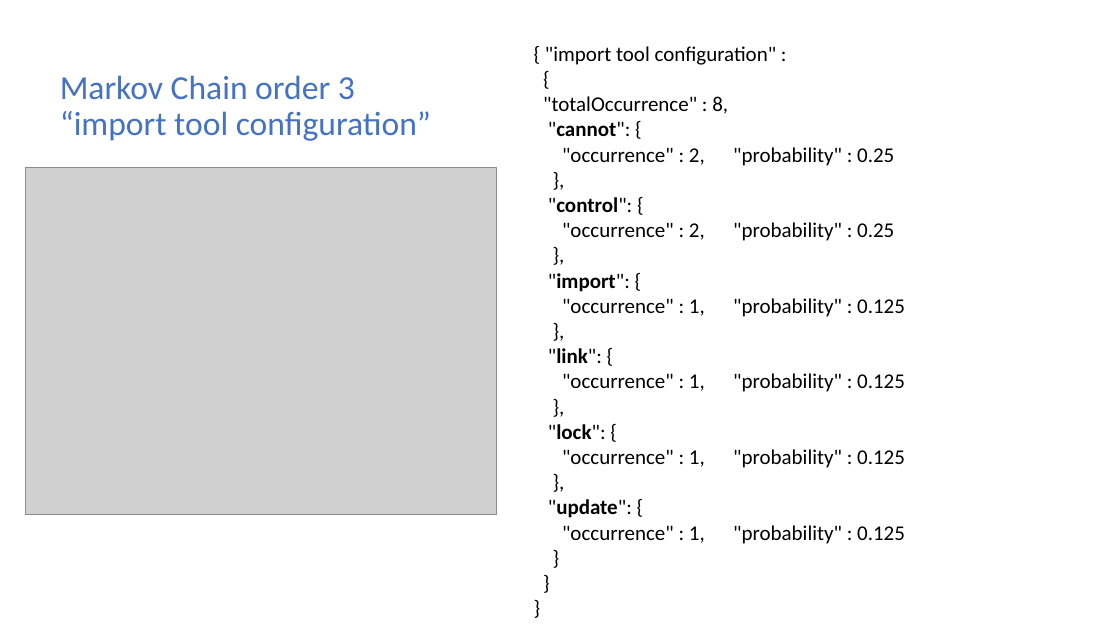
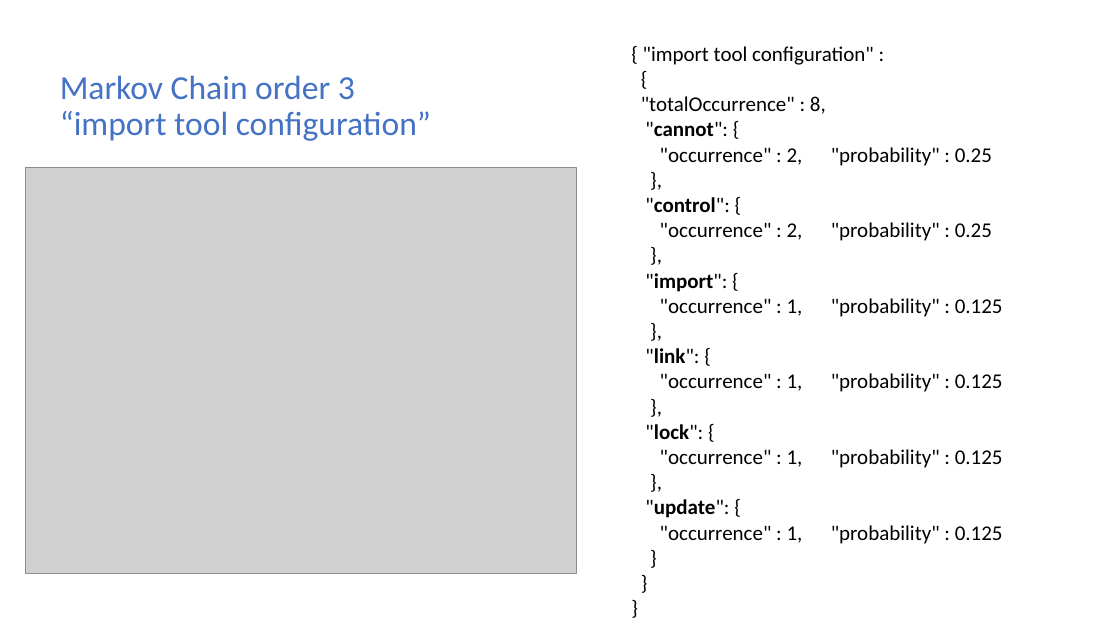
Before and after one commit to dwbzen/commonlib, a slide deck: slide 14 of doc/Markov Chain Lunch and Learn.pptx (slide 12 before the commit). Drawn at 1120x630 pixels with LibreOffice and Linux fonts; fonts in the diff are those of the drawing; grey boxes stand for pictures; background and template pictures are left out. Boxes give left, top, right and bottom in pixels: in the first picture for what was removed or moved away, otherwise in the second. Text is boxed around its words. In the diff, an @@ line names an element or a change of style, - is before the commit and + after.

```diff
--- a/doc/Markov Chain Lunch and Learn.pptx
+++ b/doc/Markov Chain Lunch and Learn.pptx
@@ text "{ "import tool configuration" :": place and size @@
-text "{ "import tool configuration" :" at [543, 46, 905, 544]
+text "{ "import tool configuration" :" at [641, 46, 1003, 544]
@@ picture: place and size @@
-picture at [25, 168, 497, 515]
+picture at [25, 168, 576, 574]
```
Also in this commit, not shown: 9 other slides changed, 3 slides added.
